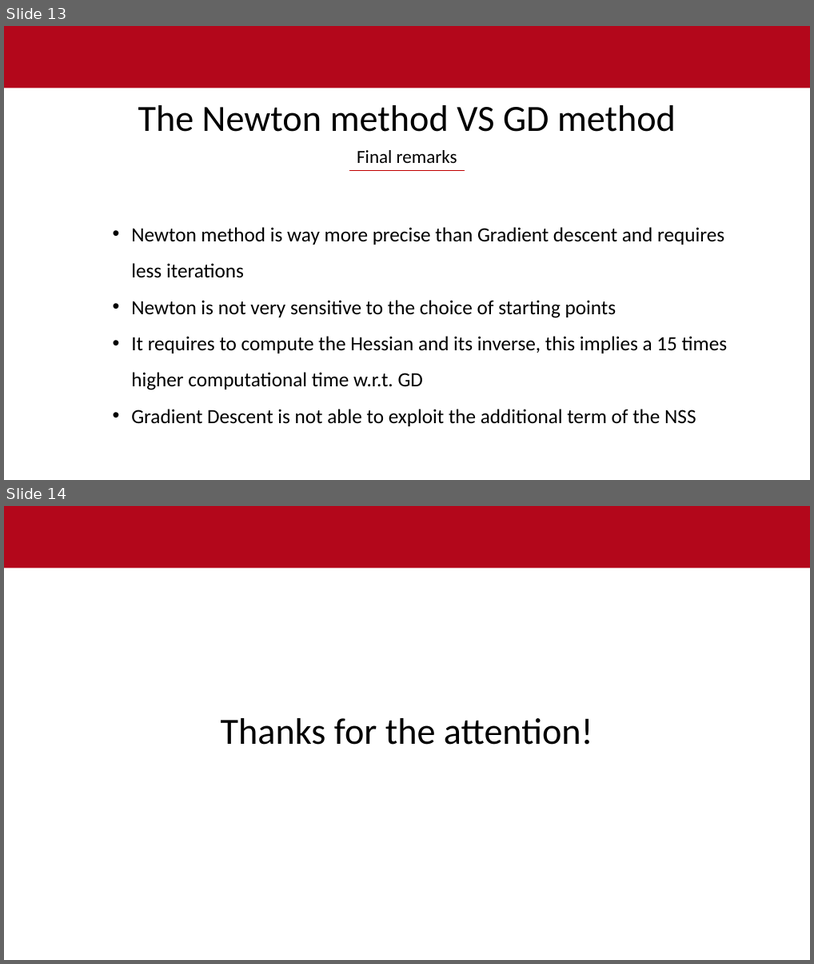
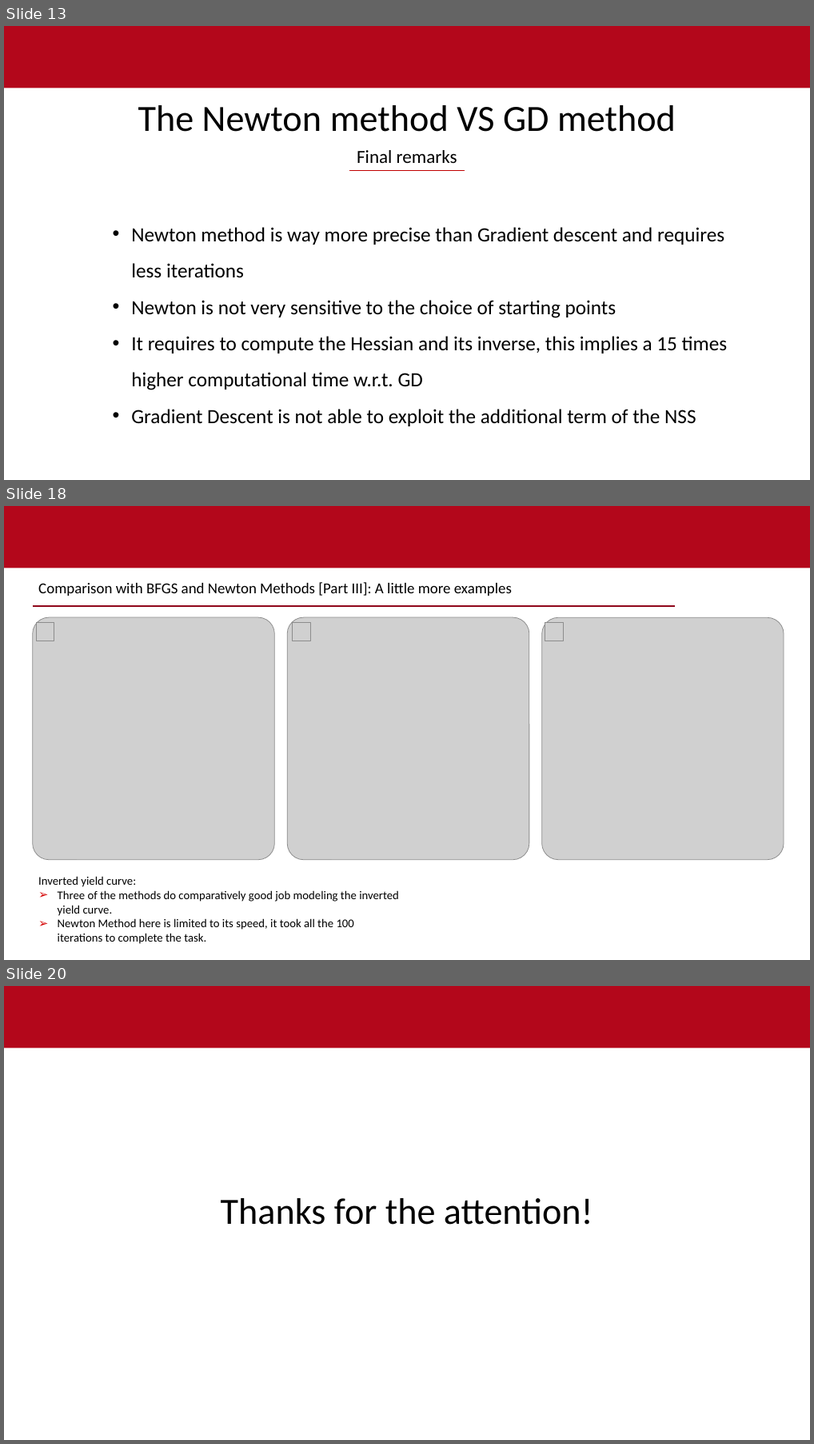
Before and after one commit to ibrahimuali/CompMath, a slide deck: power point - gradient descent newton.pptx. Shown one above the other, each under a label of ours: slides 13 and 14 before the commit, slides 13, 18 and 20 after it; the slides between them are not shown. The pictures are 814x964 and 814x1444 pixels, drawn with LibreOffice and Linux fonts; fonts in the diff are those of the drawing; grey boxes stand for pictures; background and template pictures are left out. Boxes give left, top, right and bottom in pixels: in the first picture for what was removed or moved away, otherwise in the second. Text is boxed around its words. In the diff, an @@ line names an element or a change of style, - is before the commit and + after.

Commit message:
Update power point - gradient descent, newton and lm

```diff
--- a/power point - gradient descent newton.pptx
+++ b/power point - gradient descent newton.pptx
@@ slide 18 added at (4,506,810,960), background #FFFFFF; not listed: 1 template element that a slide beside it also shows @@
@@ text added at (38,582,512,596), 18 pt, text #000000 @@
+Comparison with BFGS and Newton Methods [Part III]: A little more examples
@@ picture added at (33,617,274,860) @@
@@ line added from (33, 607) to (675, 607), #8F061A 2.25 pt @@
@@ picture added at (36,622,54,640) @@
@@ picture added at (288,617,530,860) @@
@@ picture added at (293,622,310,640) @@
@@ picture added at (542,617,784,860) @@
@@ picture added at (546,622,563,640) @@
@@ text added at (38,876,399,944), 14 pt, text #000000 @@
+Inverted yield curve:
+➢ Three of the methods do comparatively good job modeling the inverted yield curve.
+➢ Newton Method here is limited to its speed, it took all the 100 iterations to complete the task.
@@ what was slide 14 is now slide 20 @@
```
Also in this commit, not shown: 5 other slides added.
